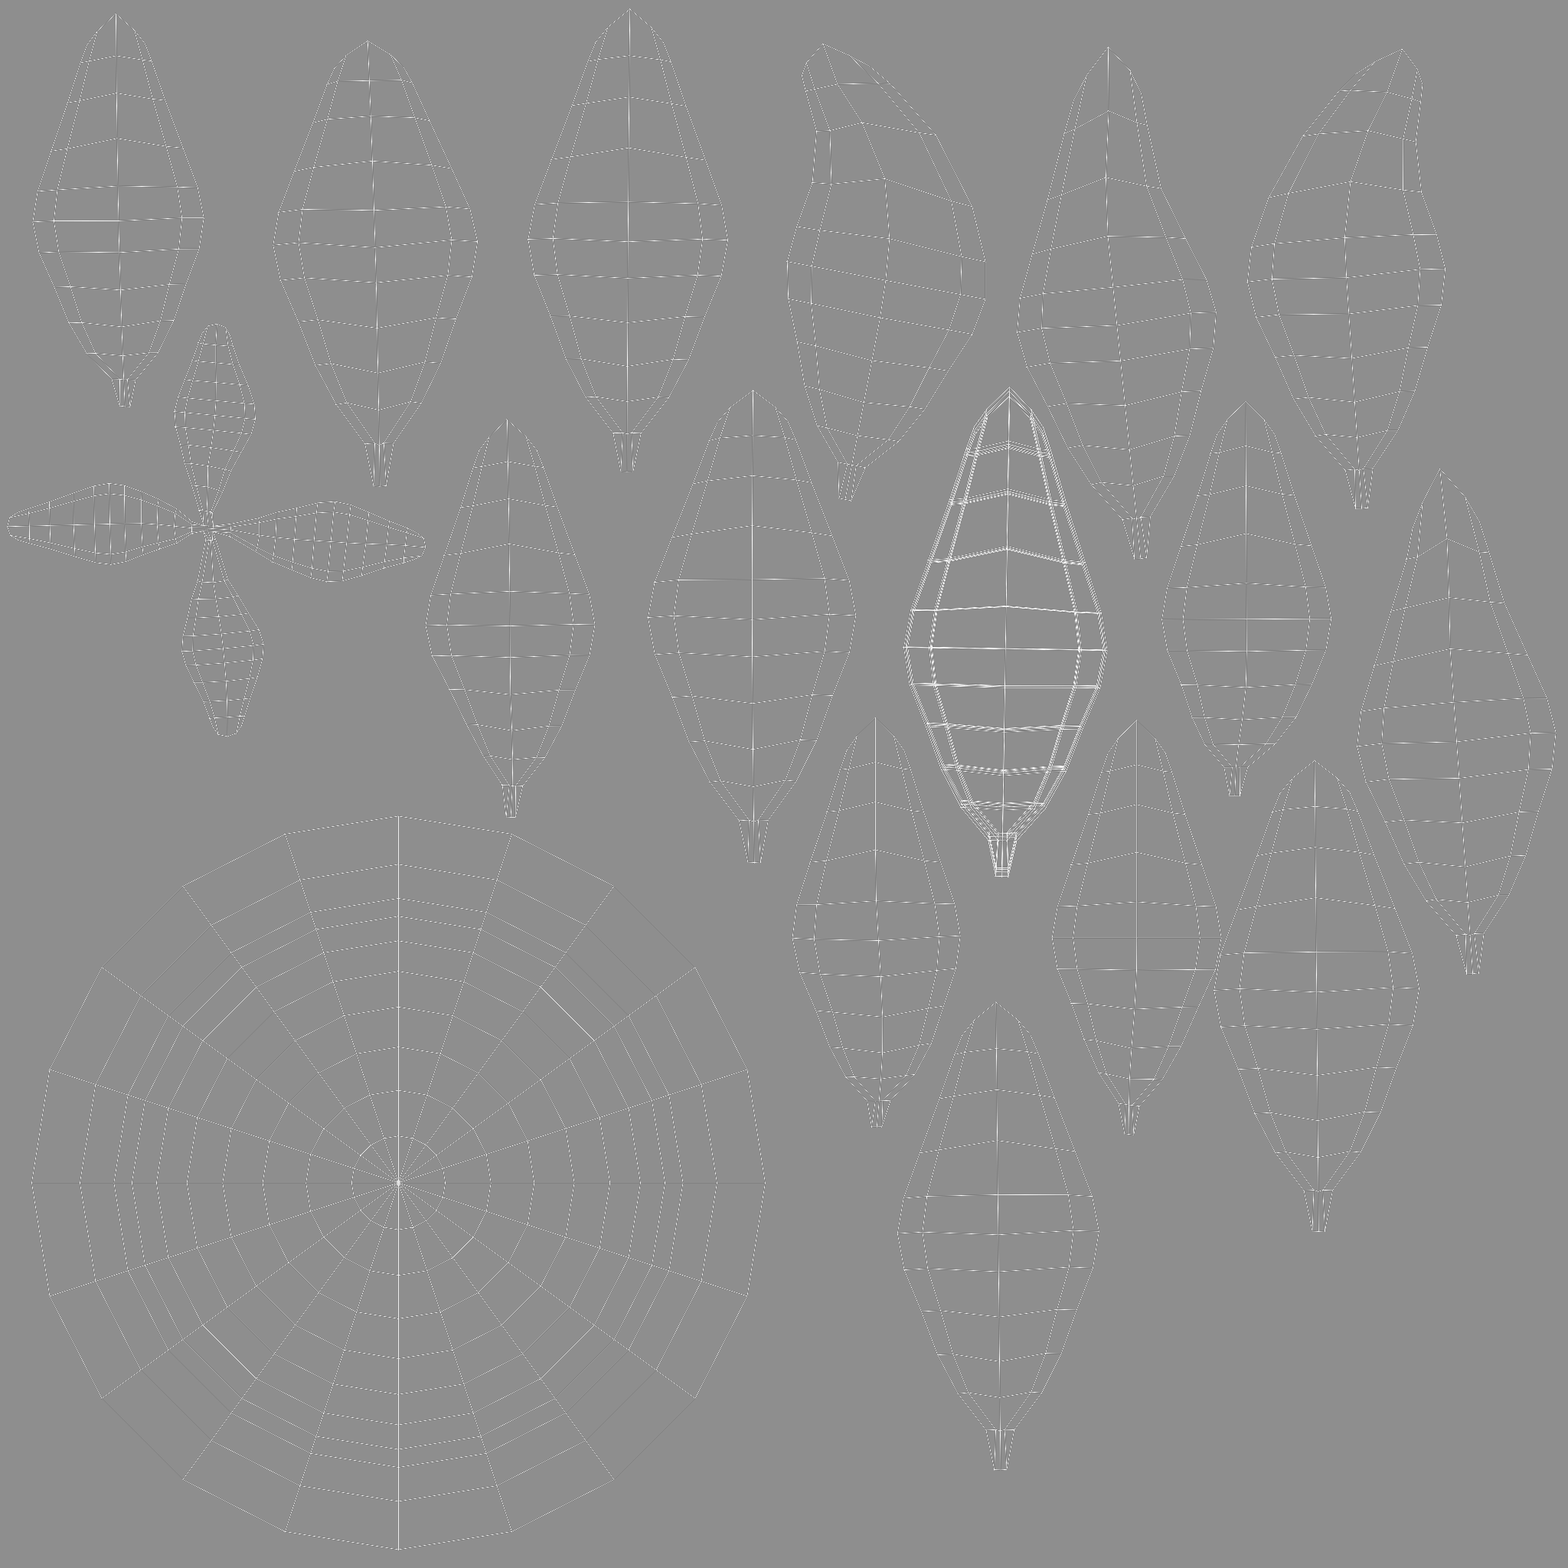
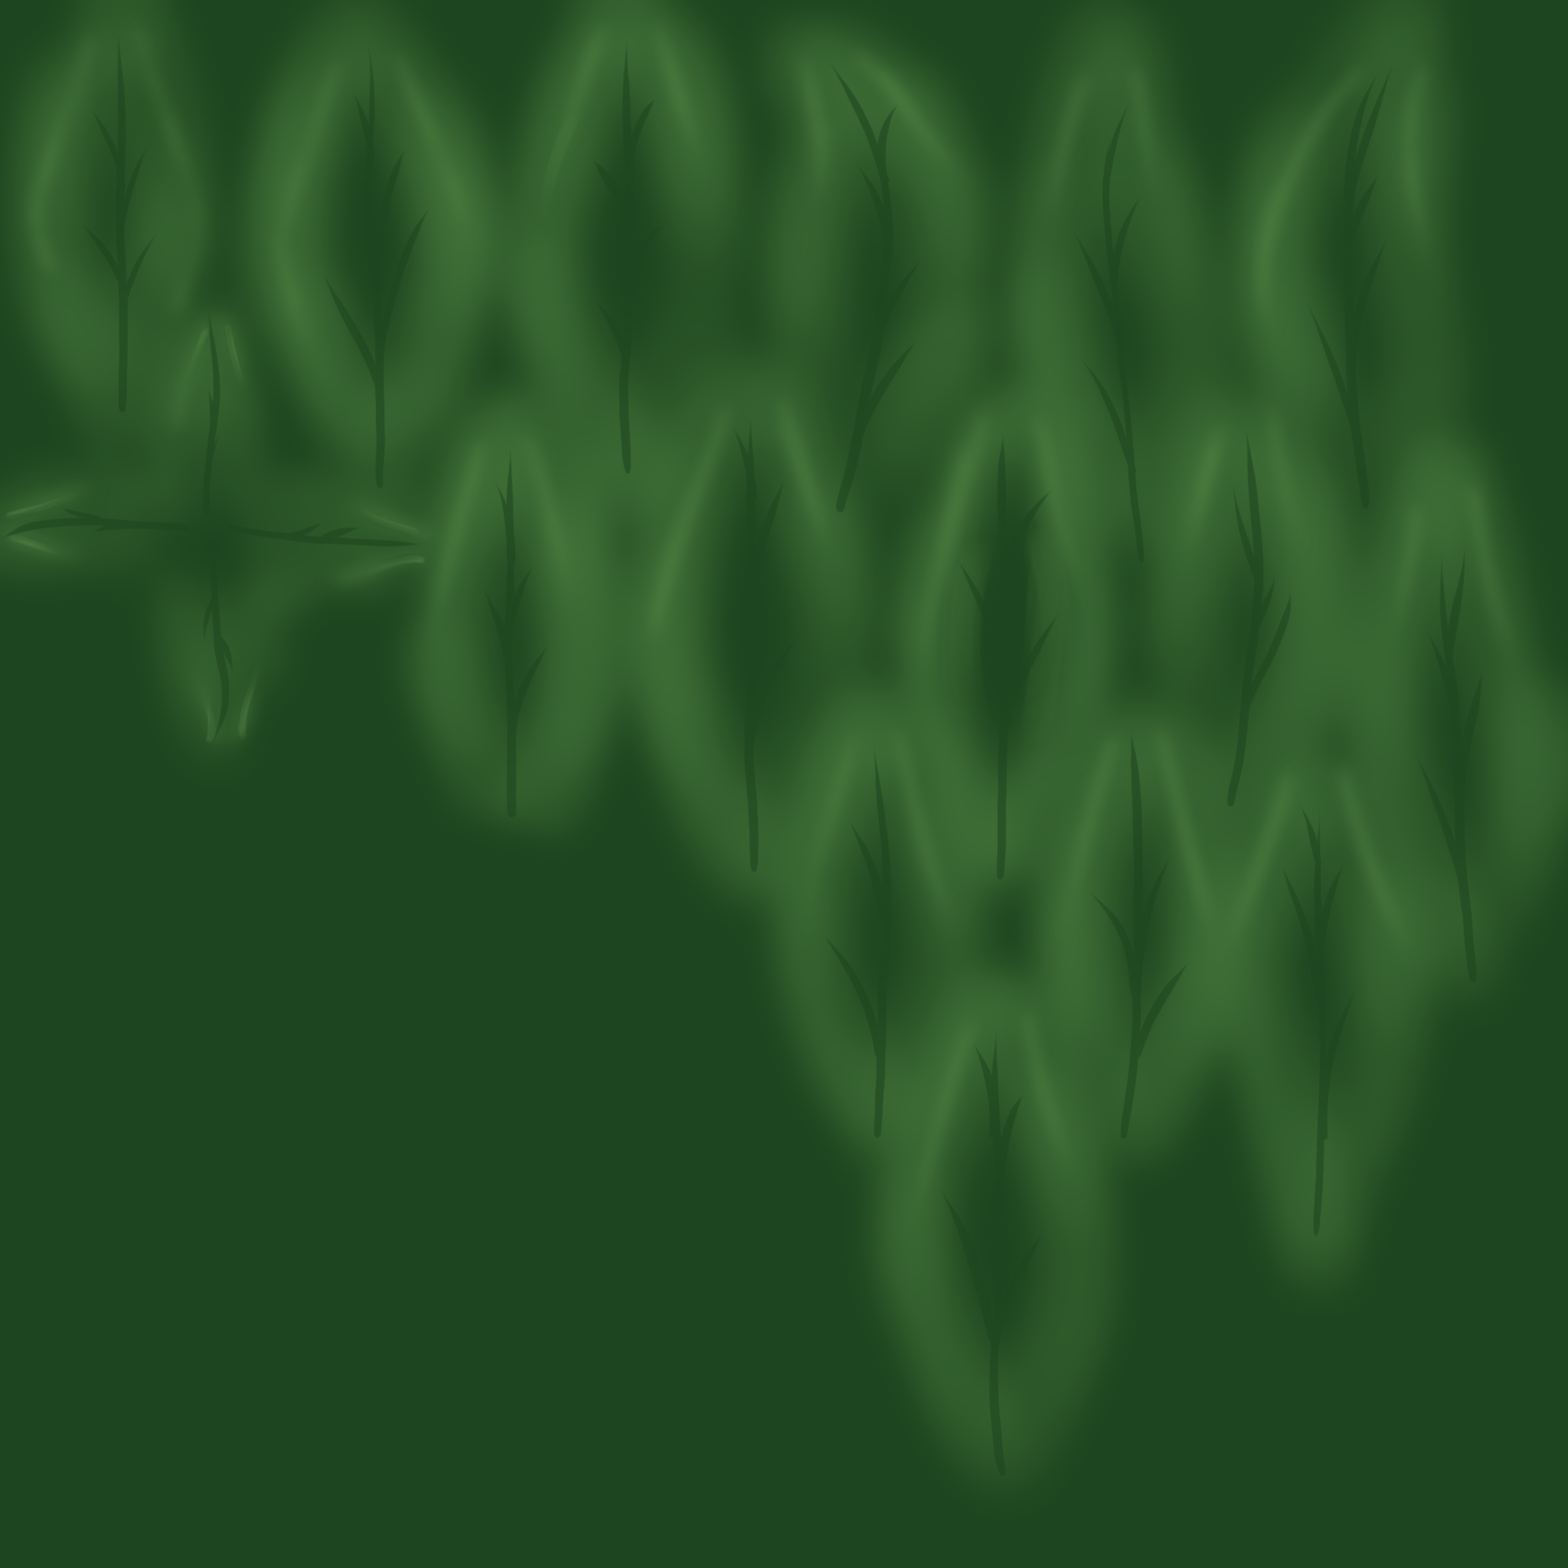
Revision of a layered 1568px x 1568px image; what changed, layer by layer:
hid "Buske" over (x1=6, y1=8, x2=1557, y2=1551)
added layer "Layer 2" (60%) above "Layer 3" over (x1=0, y1=19, x2=1484, y2=1477)
added layer "Layer 3" (50%) above "Layer 1" over (x1=0, y1=6, x2=1533, y2=1235)
added layer "Layer 1" above "Background" over (x1=0, y1=0, x2=1568, y2=1568)